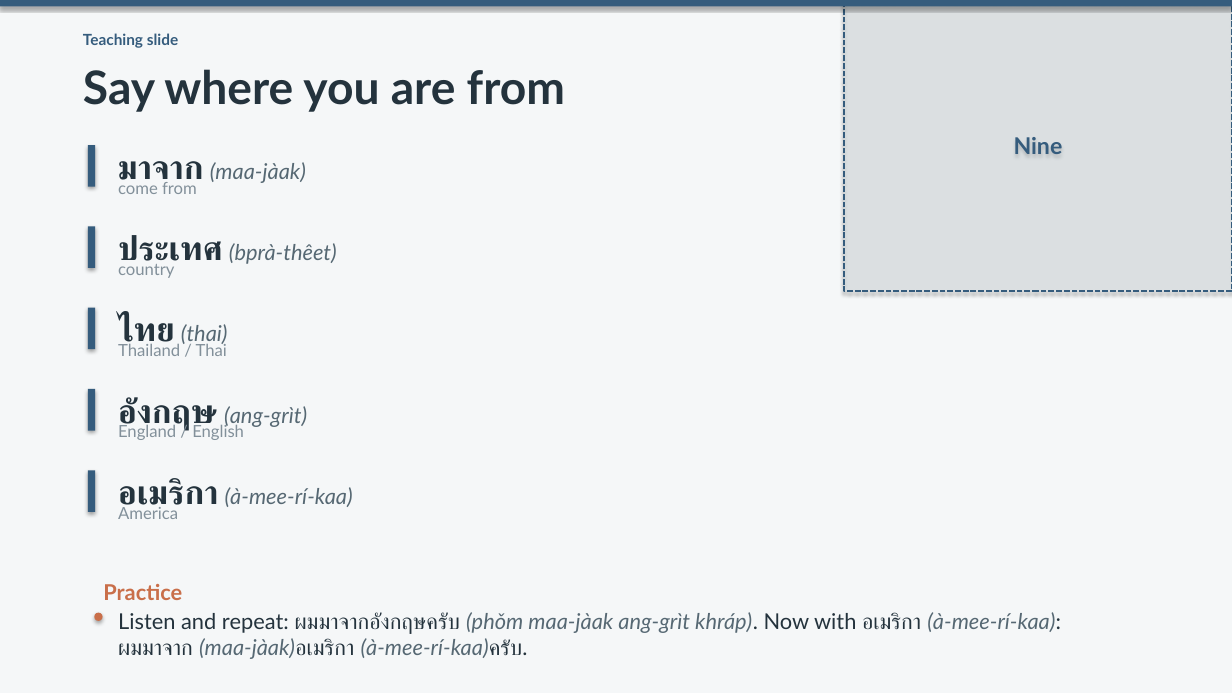
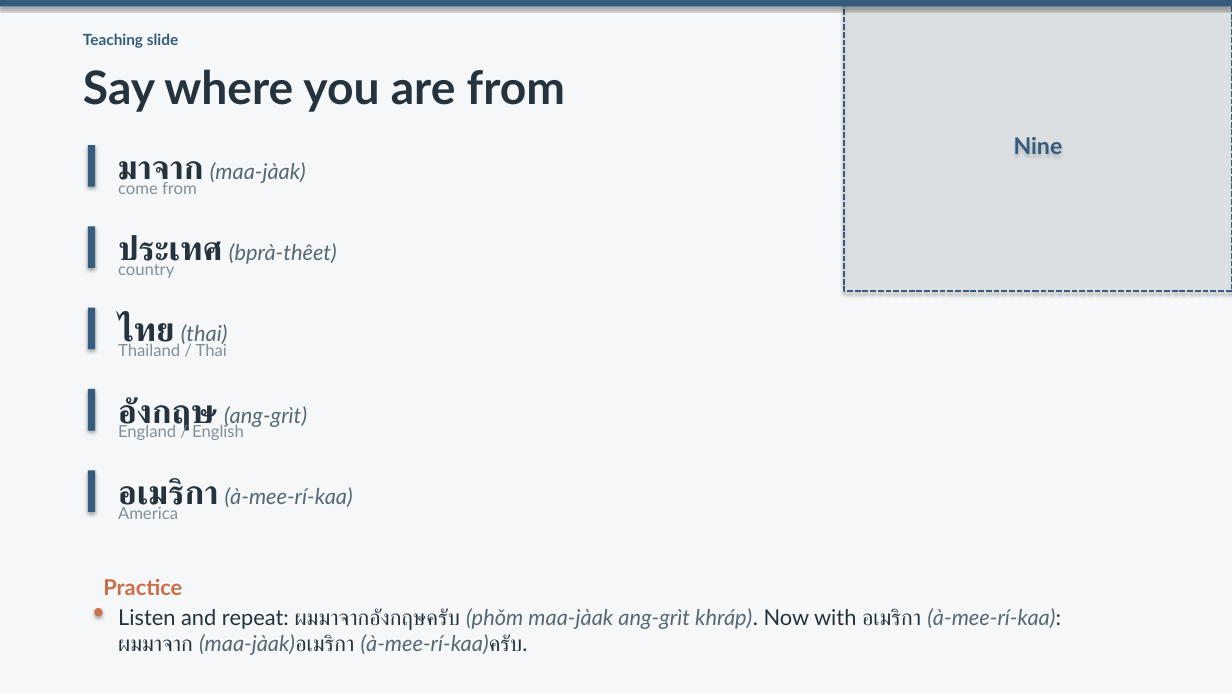
Before and after one commit to OTFTCS/thai-nine, a slide deck: slide 4 of course/modules/M01/L002/M01-L002-canva-deck.pptx. Drawn at 1232x693 pixels with LibreOffice and Linux fonts; fonts in the diff are those of the drawing. Boxes give left, top, right and bottom in pixels: in the first picture for what was removed or moved away, otherwise in the second. Text is boxed around its words. In the diff, an @@ line names an element or a change of style, - is before the commit and + after.

```diff
--- a/course/modules/M01/L002/M01-L002-canva-deck.pptx
+++ b/course/modules/M01/L002/M01-L002-canva-deck.pptx
@@ 2 texts, 1 ellipse: place and size @@
-2 texts, 1 ellipse at (94, 584, 1061, 659)
+2 texts, 1 ellipse at (94, 579, 1061, 655)
```
Also in this commit, not shown: 3 other slides changed, 3 other files.
